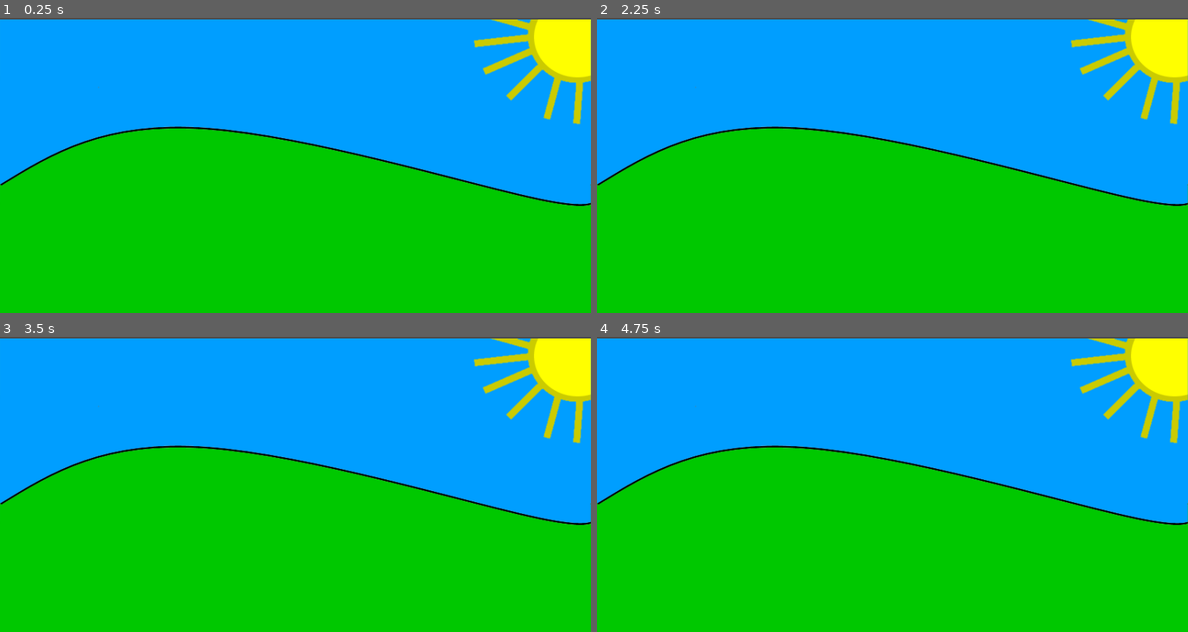
Above: before the commit, frames 1-4 (two rows, left to right).
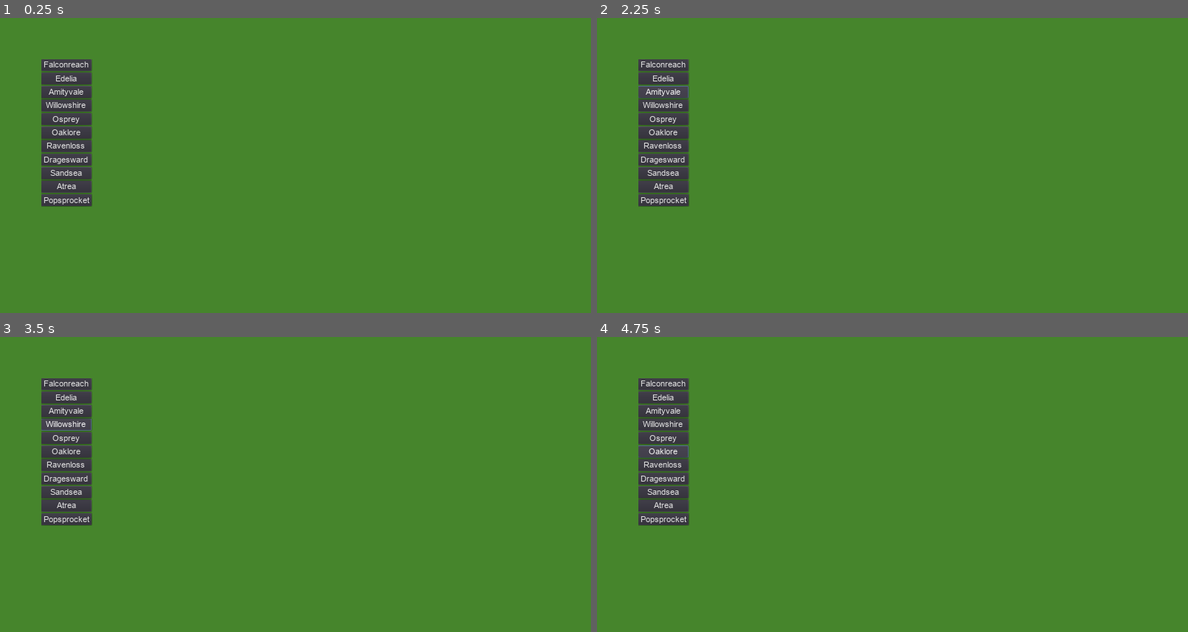
Above: after the commit, the same moments.

Repository: cedrei/DatingFable
Game: Godot game, scene res://scenes/LevelLoader.tscn
The game is run twice, just before and just after one commit, with the same random seed, the same clock (stepped at 60 frames per second) and the same inputs. Before the commit the project starts from res://scenes/BasicLevel.tscn.
Inputs (mouse positions are in pixels of both pictures, inside the frame that each line leads up to):
- Up to frame 1 (0.25 s): no input
- Up to frame 2 (2.25 s): click (662, 65) at 0.5 s, where only the run after the commit has a clickable "Falconreach"; click (662, 79) at 1.25 s, where only the run after the commit has a clickable "Edelia"; click (662, 91) at 2 s, where only the run after the commit has a clickable "Amityvale"
- Up to frame 3 (3.5 s): click (65, 425) at 2.75 s, where only the run after the commit has a clickable "Willowshire"
- Up to frame 4 (4.75 s): click (662, 437) at 3.5 s, where only the run after the commit has a clickable "Osprey"; click (662, 452) at 4.25 s, where only the run after the commit has a clickable "Oaklore"

The runs differ from the first frame. In frame 1, 100% of the frame differs, in the area x 0-100%, y 0-100%; in frame 2, 100%; in frame 3, 100%; in frame 4, 100%.

Commit message:
TitleScreen Visual Creation
created the title screen, no buttons yet, nor code

Diff:
--- a/project.godot
+++ b/project.godot
@@ -16,7 +16,7 @@
 [application]
 
 config/name="DatingFable"
-run/main_scene="res://scenes/BasicLevel.tscn"
+run/main_scene="res://scenes/LevelLoader.tscn"
 config/icon="res://assets/placeholdericon.png"
 
 [display]
--- /dev/null
+++ b/scenes/TitleScreen.tscn
@@ -0,0 +1,30 @@
+[gd_scene load_steps=4 format=2]
+
+[ext_resource path="res://assets/img_Placeholder/placeholder.png" type="Texture" id=1]
+[ext_resource path="res://fonts/arialbd.ttf" type="DynamicFontData" id=2]
+
+[sub_resource type="DynamicFont" id=1]
+size = 30
+font_data = ExtResource( 2 )
+
+[node name="Control" type="Control"]
+anchor_right = 1.0
+anchor_bottom = 1.0
+
+[node name="Background" type="TextureRect" parent="."]
+margin_right = 1442.0
+margin_bottom = 721.0
+texture = ExtResource( 1 )
+expand = true
+
+[node name="Title" type="Label" parent="."]
+margin_left = 444.57
+margin_top = 108.558
+margin_right = 938.57
+margin_bottom = 205.558
+size_flags_stretch_ratio = 0.0
+custom_fonts/font = SubResource( 1 )
+custom_colors/font_color = Color( 0, 0, 0, 1 )
+text = "			DateFable
+An Interactive Dating Visual Novel"
+align = 1
Binary file added: assets/img_Placeholder/placeholder.png
Not shown, added: assets/img_Placeholder/placeholder.png.import
